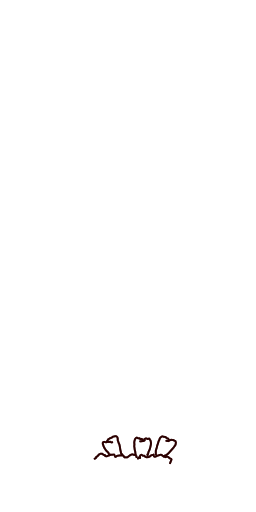
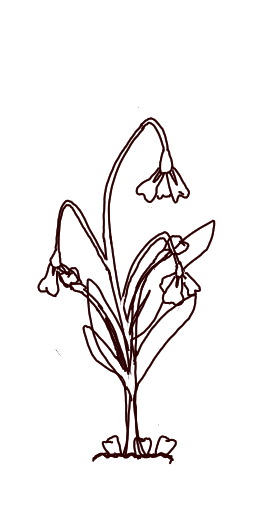
Two versions of the same layered image (256 x 512). Layer-by-layer changes:
showed "3" over bbox(37, 107, 216, 462)
showed "2", painted on it over bbox(37, 192, 216, 462)
